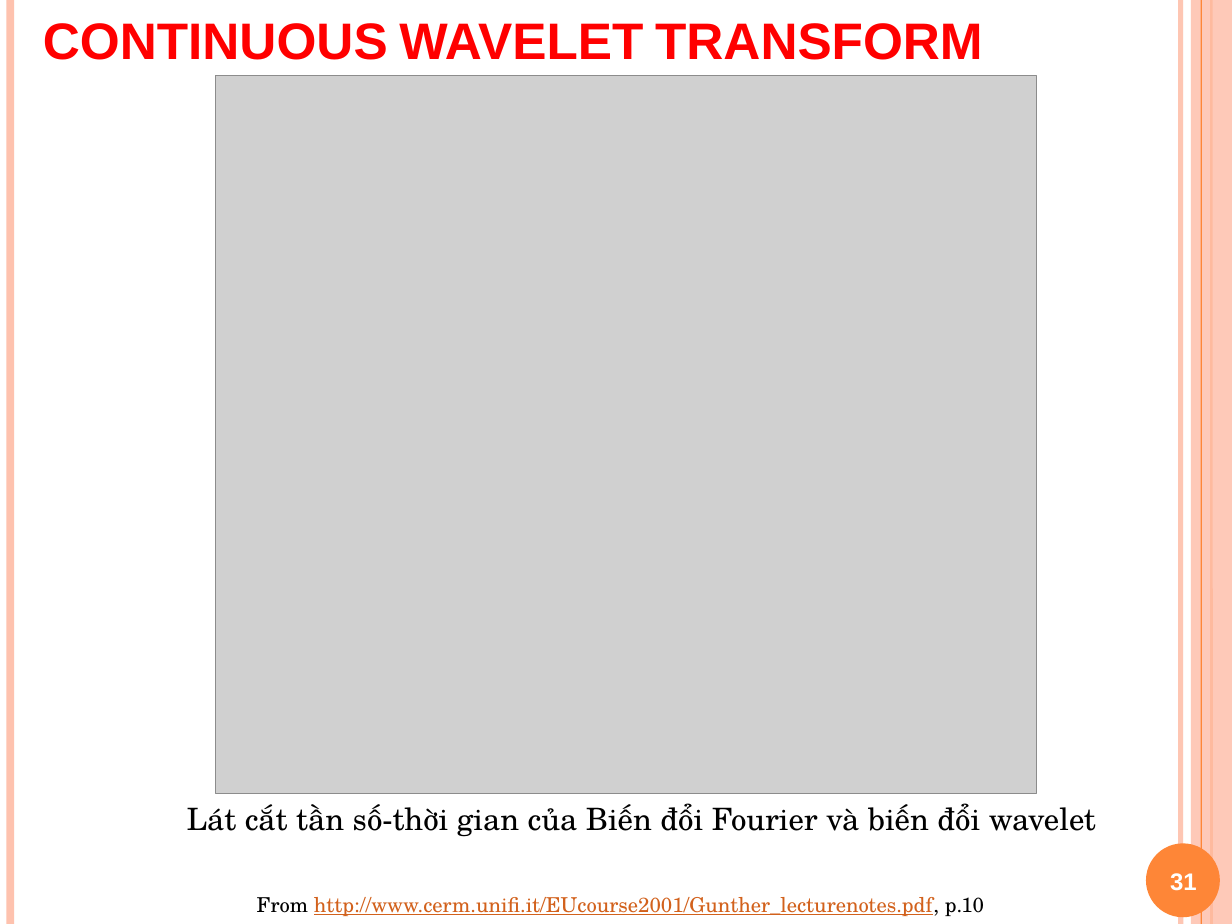
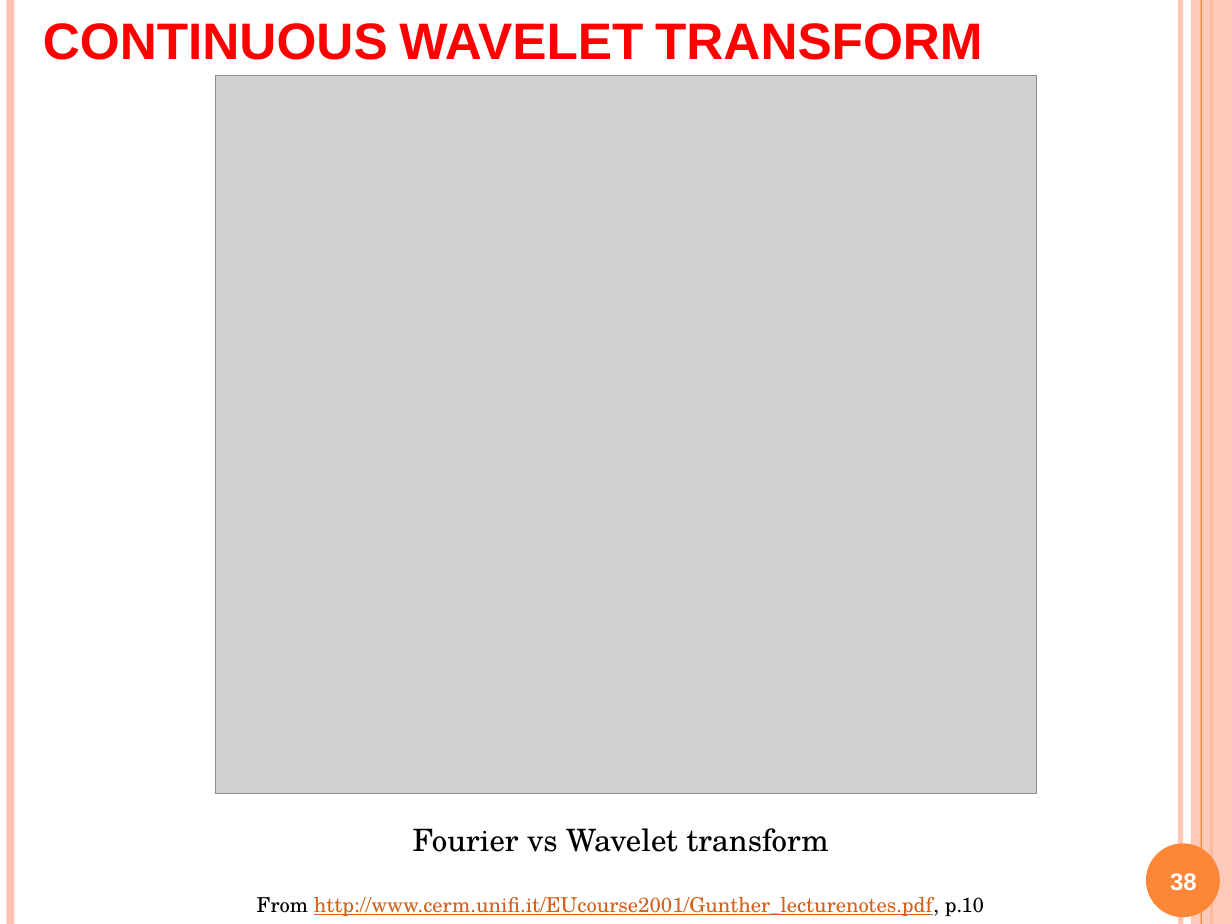
Before and after one commit to Alex7Huynh/dip-g9, a slide deck: slide 38 of 6. PPT/Wavelet transform.pptx (slide 31 before the commit). Drawn at 1232x924 pixels with LibreOffice and Linux fonts; fonts in the diff are those of the drawing; grey boxes stand for pictures. Boxes give left, top, right and bottom in pixels: in the first picture for what was removed or moved away, otherwise in the second. Text is boxed around its words. In the diff, an @@ line names an element or a change of style, - is before the commit and + after.

```diff
--- a/6. PPT/Wavelet transform.pptx
+++ b/6. PPT/Wavelet transform.pptx
@@ text at bbox=[413, 828, 828, 852]: text changed @@
-Lát cắt tần số-thời gian của Biến đổi Fourier và biến đổi wavelet
+Fourier vs Wavelet transform
@@ page number at bbox=[1170, 873, 1197, 891]: text changed @@
-31
+38
```
Also in this commit, not shown: 21 other slides changed, 27 slides added, 4 slides removed.
